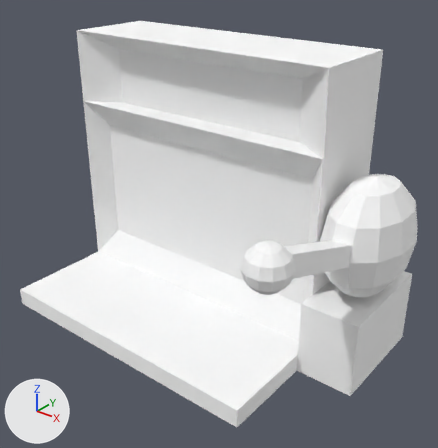
A saved change to the glTF model Objects/machine.glb.
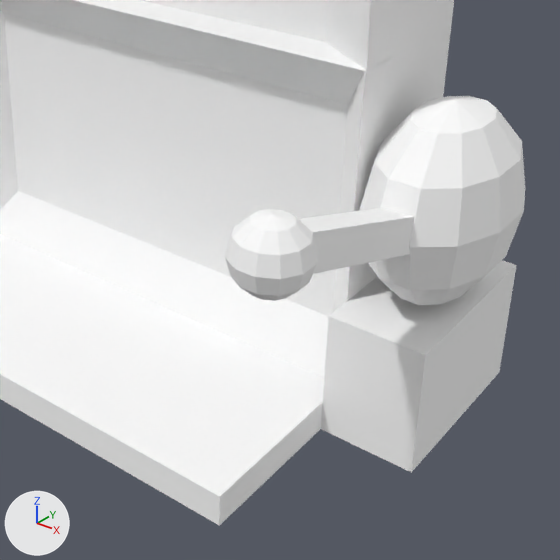
Each version is shown whole from a 50 mm lens placed at (1.262, -1.658, 1.691), pointed at (0.178, -0.302, 0.85), then close up on the part from 25% to 100% of the width and 26% to 100% of the height. Arrows for +X, +Y and +Z are at lower left; the lights stay in place. The first two pictures are the older version. Where no turn or scale is listed for an object, it has been applied to the vertices. Vertices at exactly the same position are counted once.

The older version as bpy lines, for what is in view:
```python
me_mesh_3 = bpy.data.meshes.new('Mesh_3')
me_mesh_3.from_pydata(...)  # a box spanning x -0.5..0.5, y -0.625..0.062, z 0.438..0.5
me_mesh_3.materials.append(mat_material_2)  # white #ffffff
me_mesh_4 = bpy.data.meshes.new('Mesh_4')
me_mesh_4.from_pydata(...)  # 8 vertices, 12 faces; spans x -0.064..0.028, y -0.089..0.232, z 0.162..0.315
me_mesh_4.materials.append(mat_material_1)  # white #ffffff
me_mesh_5 = bpy.data.meshes.new('Mesh_5')
me_mesh_5.from_pydata(...)  # a UV sphere (12 segments, 6 rings, poles along z) spanning x -0.0625..0.0625, y -0.0625..0.0625, z -0.0625..0.0625
me_mesh_5.materials.append(mat_material_3)  # white #ffffff
me_mesh_6 = bpy.data.meshes.new('Mesh_6')
me_mesh_6.from_pydata(...)  # a UV sphere (12 segments, 6 rings, poles along z) spanning x 0.312..0.562, y 0.188..0.562, z 0.75..1.125
me_mesh_6.materials.append(mat_material_2)  # white #ffffff
ob_group = bpy.data.objects.new('group', None)
ob_group.location = (0.0, 0.0, 0.375)
ob_group2 = bpy.data.objects.new('group2', None)
ob_group2.parent = ob_group
ob_group2.location = (0.613, -0.5, 0.312)
ob_mesh_003 = bpy.data.objects.new('mesh.003', me_mesh_3)
ob_mesh_003.location = (0.0, 0.0, 0.0)
ob_mesh_004 = bpy.data.objects.new('mesh.004', me_mesh_4)
ob_mesh_004.location = (0.613, -0.5, 0.688)
ob_sphere = bpy.data.objects.new('sphere', me_mesh_5)
ob_sphere.parent = ob_group2
ob_sphere.location = (-0.0312, -0.125, 0.294)
ob_sphere_001 = bpy.data.objects.new('sphere.001', me_mesh_6)
ob_sphere_001.parent = ob_group
ob_sphere_001.location = (0.169, -0.5, -0.438)
# also in view: 'mesh.001' at (0.0, -0.097, 1.249); 'mesh' at (0.0, -0.094, 0.812); 'mesh.002' at (0.594, -0.125, 0.562)
```
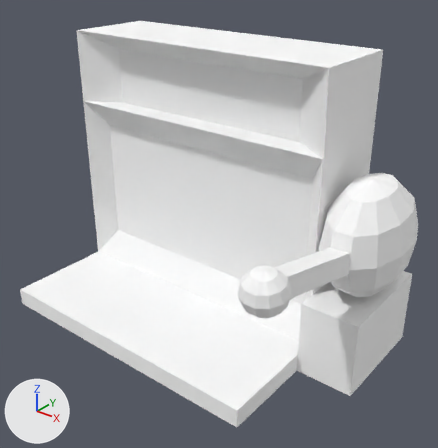
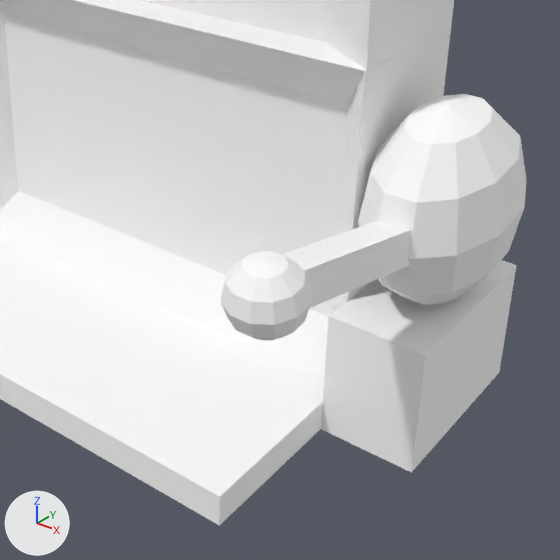
ob_group is not drawn itself; it is the parent of ob_group2, ob_sphere_001.
ob_group2 is not drawn itself; it is the parent of ob_sphere.

Where the newer file only moved an object's origin or applied its transform, the numbers keep the older frame.

Boxes [x1, y1, x2, y2] around the edits, measured in the close-ups (560 x 560 px):
'sphere', reshaped, moved, turned
    before: [225, 209, 318, 301]
    after: [358, 94, 526, 305]
'sphere.001', reshaped, moved, turned
    before: [359, 96, 525, 305]
    after: [220, 251, 312, 340]
'mesh.004', moved, turned
    before: [298, 208, 414, 274]
    after: [282, 221, 411, 308]

The edits, one by one:
me_mesh_4 is used by ob_mesh_004; location (0.613, -0.5, 0.688).
me_mesh_4 had 8 vertices, 12 faces and spanned x -0.064..0.028, y -0.089..0.232, z 0.162..0.315.
me_mesh_4 now has 8 vertices, 12 faces and spans x -0.064..0.028, y -0.094..0.229, z 0.143..0.26.
me_mesh_4 part 2: the whole mesh is turned 7 degrees about the x axis through its middle, then moved by (0.0, -0.004, -0.037).
me_mesh_5 is used by ob_sphere; parent ob_group2; location (-0.0312, -0.125, 0.294).
me_mesh_5 had 62 vertices, 120 faces and spanned x -0.0625..0.0625, y -0.0625..0.0625, z -0.0625..0.0625.
me_mesh_5 no longer uses material mat_material_3 (white #ffffff).
me_mesh_5 now has 62 vertices, 120 faces and spans x -0.125..0.125, y -0.1875..0.1875, z -0.1875..0.1875.
me_mesh_5 part 1: 62 of 62 vertices moved; they spanned x -0.0625..0.0625, y -0.0625..0.0625, z -0.0625..0.0625 and now span x -0.125..0.125, y -0.1875..0.1875, z -0.1875..0.1875; mean shift (0.0, 0.0, 0.0).
me_mesh_5 gains material mat_material_2 (white #ffffff).
me_mesh_6 is used by ob_sphere_001; parent ob_group; location (0.169, -0.5, -0.438).
me_mesh_6 had 62 vertices, 120 faces and spanned x 0.312..0.562, y 0.188..0.562, z 0.75..1.125.
me_mesh_6 no longer uses material mat_material_2 (white #ffffff).
me_mesh_6 now has 62 vertices, 120 faces and spans x -0.062..0.062, y -0.062..0.062, z -0.062..0.062.
me_mesh_6 part 3: 62 of 62 vertices moved; they spanned x 0.312..0.562, y 0.188..0.562, z 0.75..1.125 and now span x -0.062..0.062, y -0.062..0.062, z -0.062..0.062; mean shift (-0.438, -0.375, -0.938).
me_mesh_6 gains material mat_material_3 (white #ffffff).
Object 'group' (ob_group) moves from (0.0, 0.0, 0.375) to (0.625, -0.125, 0.875).
Object 'group' (ob_group) turns from (0, 0, 0) to (7, 0, 0) degrees about x, y and z.
Object 'group2' (ob_group2) moves from (0.613, -0.5, 0.312) to (-0.0125, -0.375, -0.188).
In object 'sphere' (ob_sphere), parent goes from ob_group2 to ob_group.
Object 'sphere' (ob_sphere) moves from (-0.0312, -0.125, 0.294) to (-0.0187, 0.0, 0.0).
In object 'sphere.001' (ob_sphere_001), parent goes from ob_group to ob_group2.
Object 'sphere.001' (ob_sphere_001) moves from (0.169, -0.5, -0.438) to (-0.0312, -0.125, 0.294).
